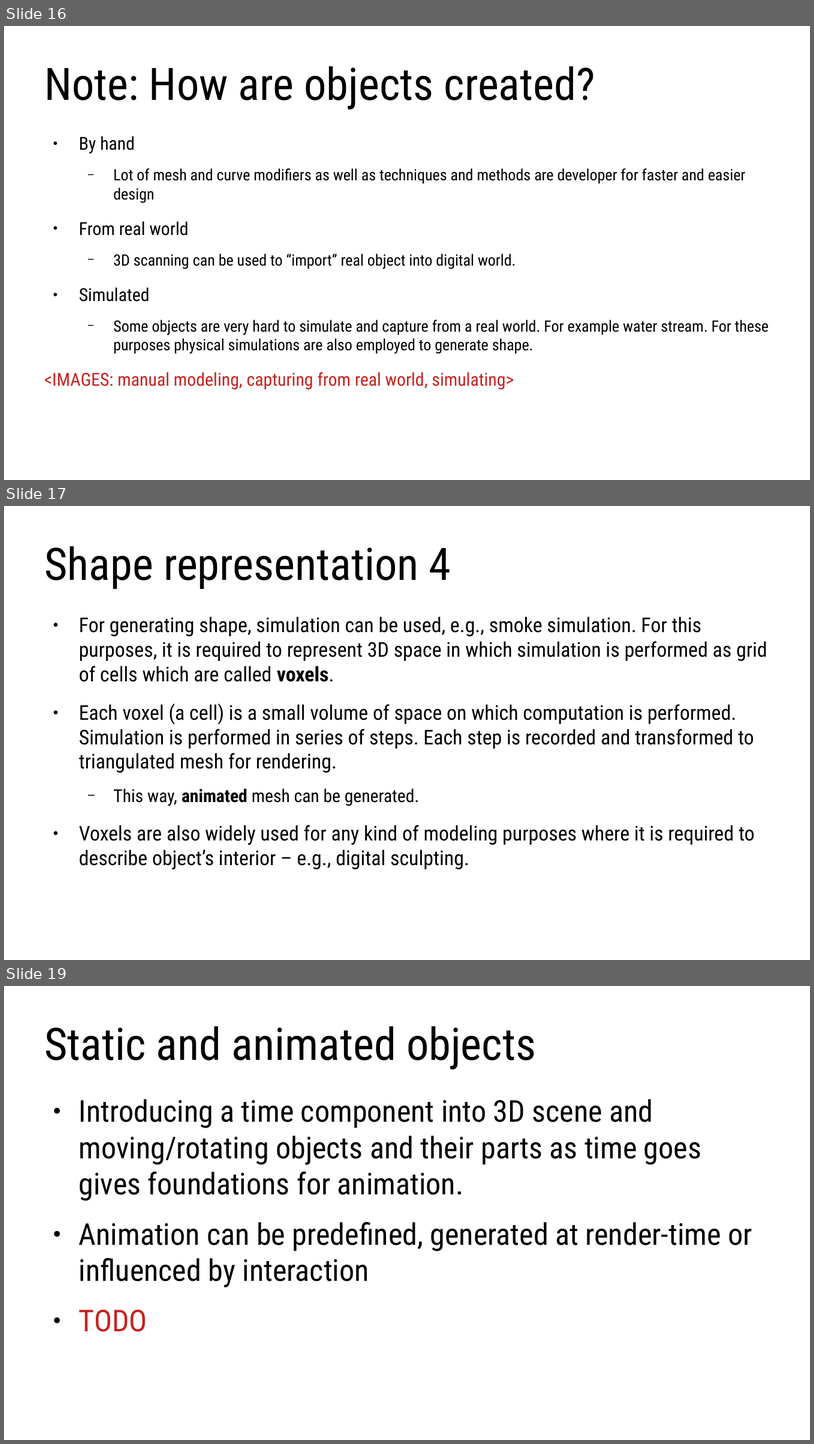
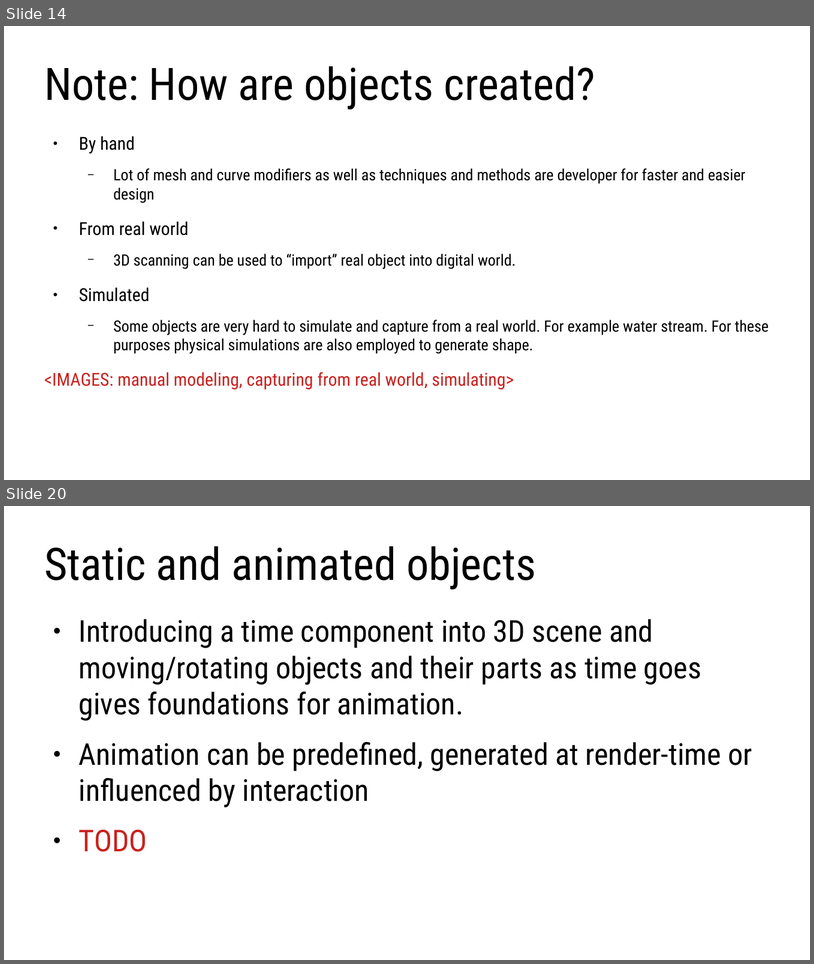
Before and after one commit to lorentzo/IntroductionToComputerGraphics, a slide deck: lectures/2_overview_computer_image_generation/computer_image_generation_overview.odp. Shown one above the other, each under a label of ours: slides 16, 17 and 19 before the commit, slides 14 and 20 after it; the slides between them are not shown. The pictures are 814x1444 and 814x964 pixels, drawn with LibreOffice and Linux fonts; fonts in the diff are those of the drawing. Boxes give left, top, right and bottom in pixels: in the first picture for what was removed or moved away, otherwise in the second. Text is boxed around its words. In the diff, an @@ line names an element or a change of style, - is before the commit and + after.

```diff
--- a/lectures/2_overview_computer_image_generation/computer_image_generation_overview.odp
+++ b/lectures/2_overview_computer_image_generation/computer_image_generation_overview.odp
@@ slide 17 removed at (4,506,810,960), background #FFFFFF @@
@@ title removed at (44,546,452,589) @@
-Shape representation 4
@@ text removed at (79,616,768,870) @@
-● For generating shape, simulation can be used, e.g., smoke simulation. For this purposes, it is required to represent 3D space in which simulation is performed as grid of cells which are called voxels.
-● Each voxel (a cell) is a small volume of space on which computation is performed. Simulation is performed in series of steps. Each step is recorded and transformed to triangulated mesh for rendering.
-  − This way, animated mesh can be generated.
-● Voxels are also widely used for any kind of modeling purposes where it is required to describe object’s interior – e.g., digital sculpting.
@@ what was slide 16 is now slide 14 @@
@@ what was slide 19 is now slide 20 @@
```
Also in this commit, not shown: 5 slides changed, 1 slide added, 3 other slides removed, 7 other files.
